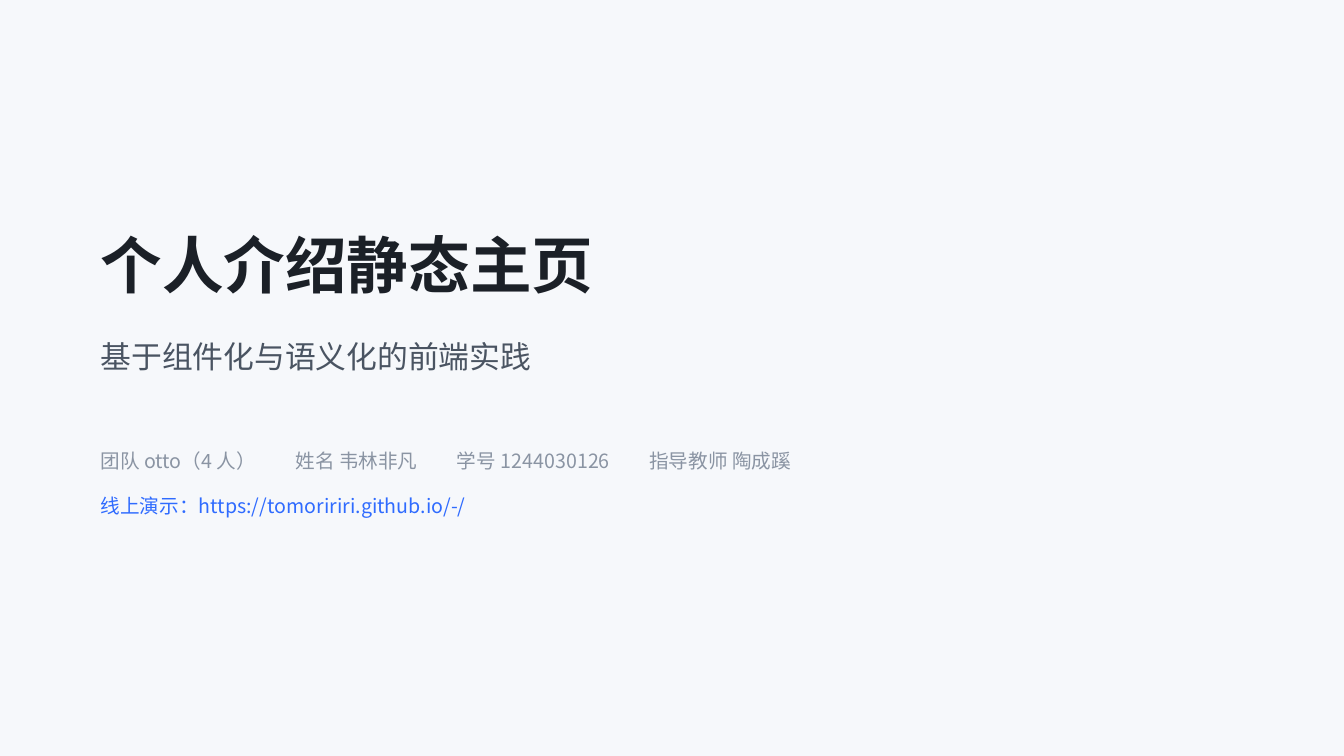
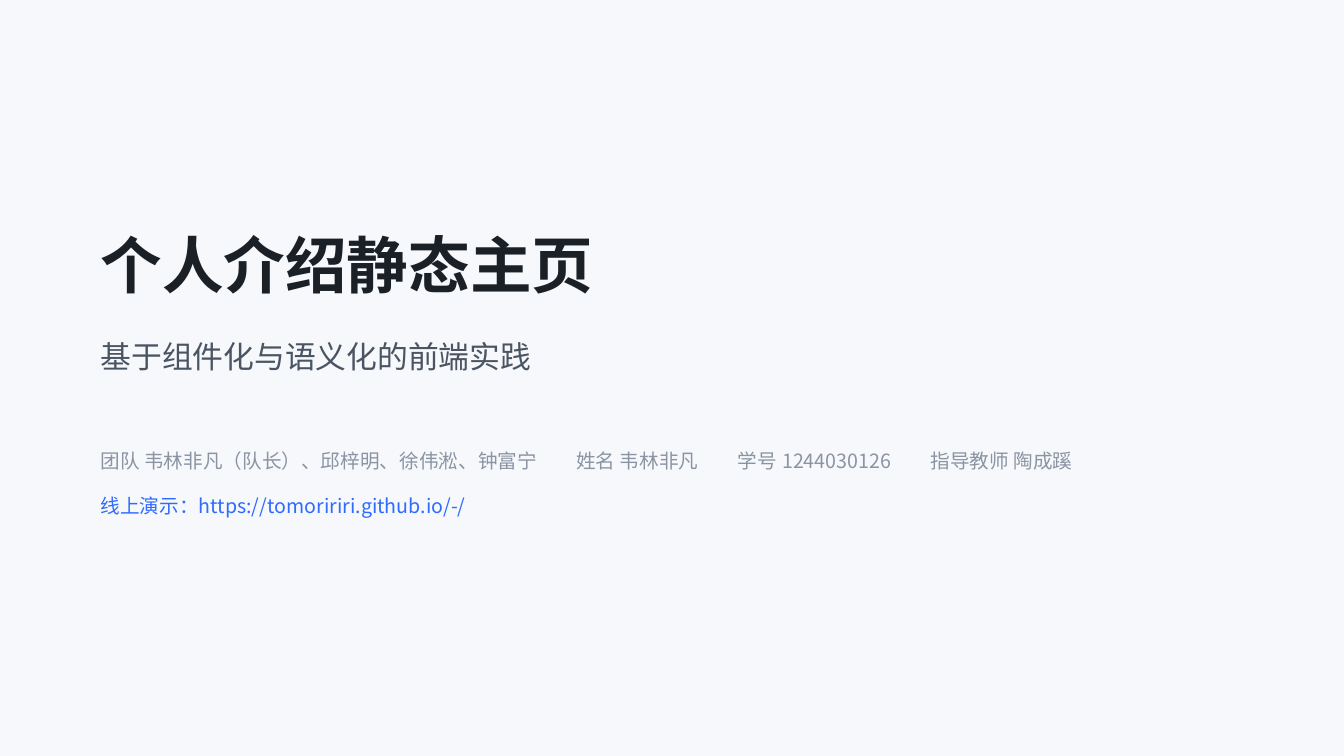
Before and after one commit to Tomoririri/-, a slide deck: slide 1 of docs/韦林非凡-项目答辩.pptx. Drawn at 1344x756 pixels with LibreOffice and Linux fonts; fonts in the diff are those of the drawing. Boxes give left, top, right and bottom in pixels: in the first picture for what was removed or moved away, otherwise in the second. Text is boxed around its words. In the diff, an @@ line names an element or a change of style, - is before the commit and + after.

Commit message:
chore: 团队成员更正为韦林非凡（队长）、邱梓明、徐伟淞、钟富宁

```diff
--- a/docs/韦林非凡-项目答辩.pptx
+++ b/docs/韦林非凡-项目答辩.pptx
@@ text at box(101, 451, 1072, 470): text changed @@
-团队 otto（4 人） 姓名 韦林非凡 学号 1244030126 指导教师 陶成蹊
+团队 韦林非凡（队长）、邱梓明、徐伟淞、钟富宁 姓名 韦林非凡 学号 1244030126 指导教师 陶成蹊
```
Also in this commit, not shown: 1 other slide changed, 4 other files.
